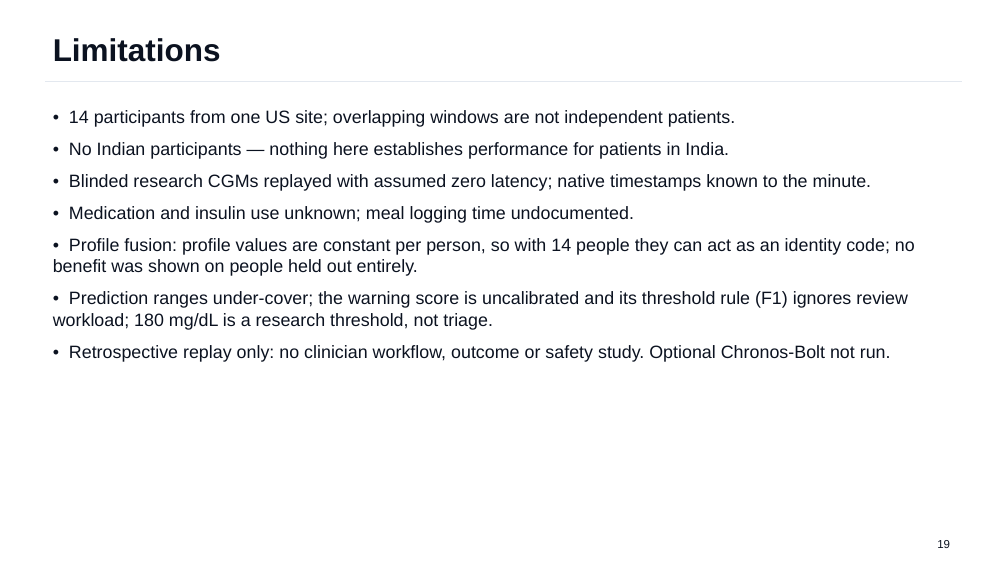
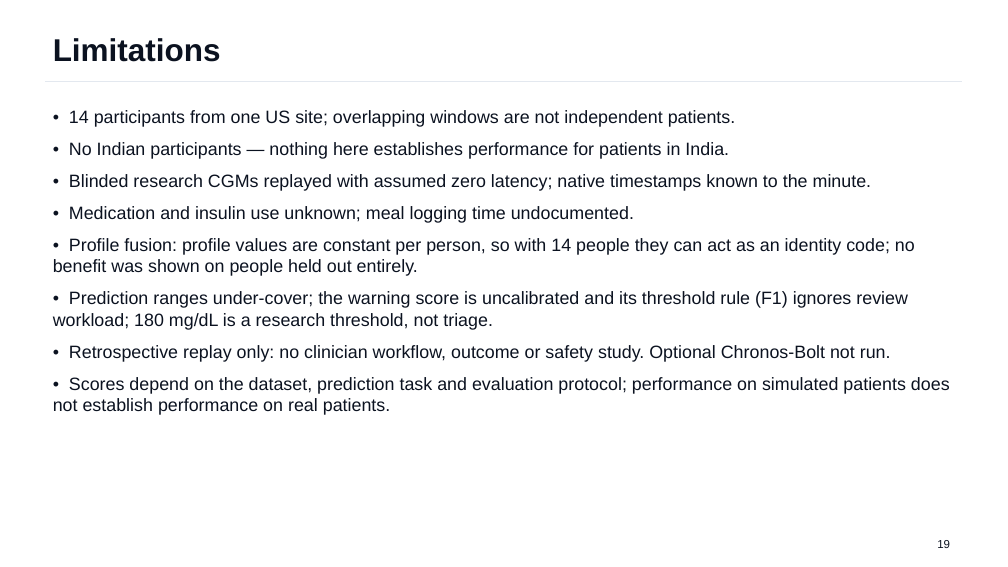
Before and after one commit to Avi36005/DigitalTwin-Challenge-Kryptonite, a slide deck: slide 19 of docs/submission/GlucoTwin_Presentation.pptx. Drawn at 1008x567 pixels with LibreOffice and Linux fonts; fonts in the diff are those of the drawing. Boxes give left, top, right and bottom in pixels: in the first picture for what was removed or moved away, otherwise in the second. Text is boxed around its words. In the diff, an @@ line names an element or a change of style, - is before the commit and + after.

```diff
--- a/docs/submission/GlucoTwin_Presentation.pptx
+++ b/docs/submission/GlucoTwin_Presentation.pptx
@@ text at <box>53,377,950,415</box>: paragraph added @@
+• Scores depend on the dataset, prediction task and evaluation protocol; performance on simulated patients does not establish performance on real patients.
```
Also in this commit, not shown: 2 other slides changed, 12 other files.
